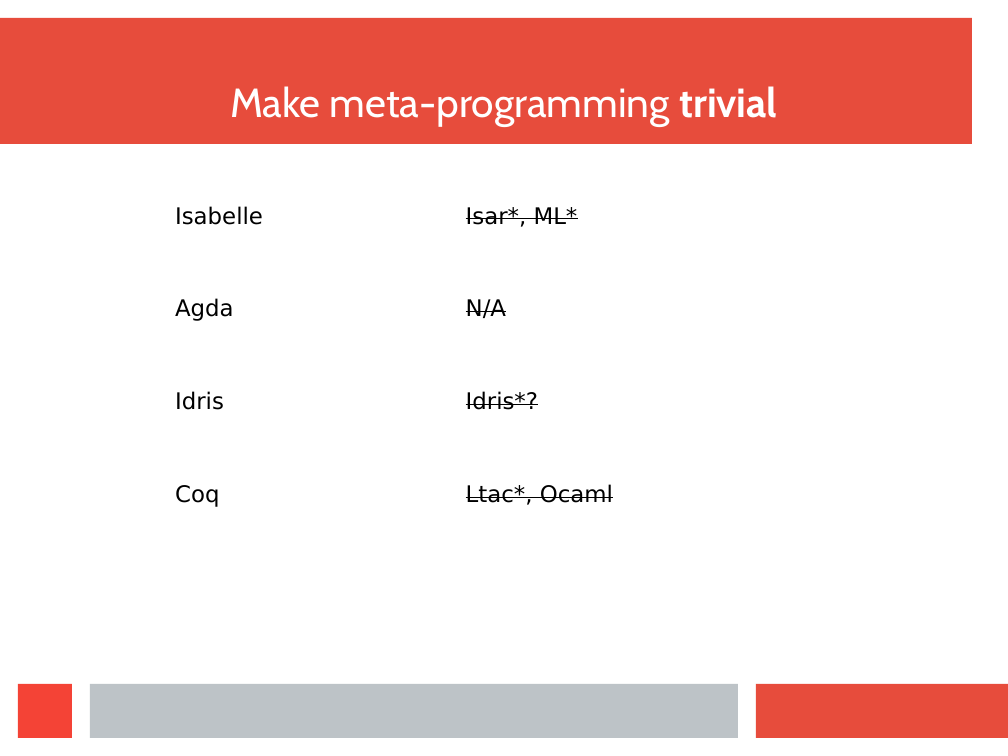
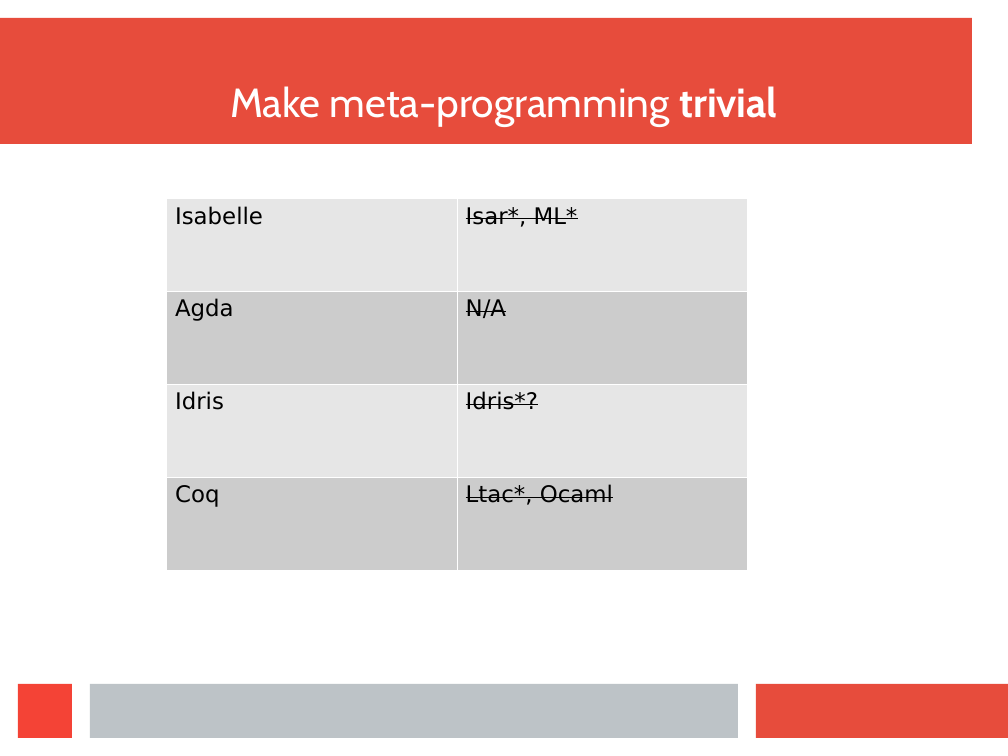
Before and after one commit to wilbowma/cur, a slide deck: slide 13 of hope-2016/slides.odp. Drawn at 1008x756 pixels with LibreOffice and Linux fonts; fonts in the diff are those of the drawing. Boxes give left, top, right and bottom in pixels: in the first picture for what was removed or moved away, otherwise in the second. Text is boxed around its words. In the diff, an @@ line names an element or a change of style, - is before the commit and + after.

```diff
--- a/hope-2016/slides.odp
+++ b/hope-2016/slides.odp
@@ table at (166, 198, 748, 570) @@
@@ fill none to #E6E6E6 in 4 cells @@
@@ fill none to #CCCCCC in 4 cells @@
```
Also in this commit, not shown: 4 other slides changed, 12 slides added, 2 other files.
